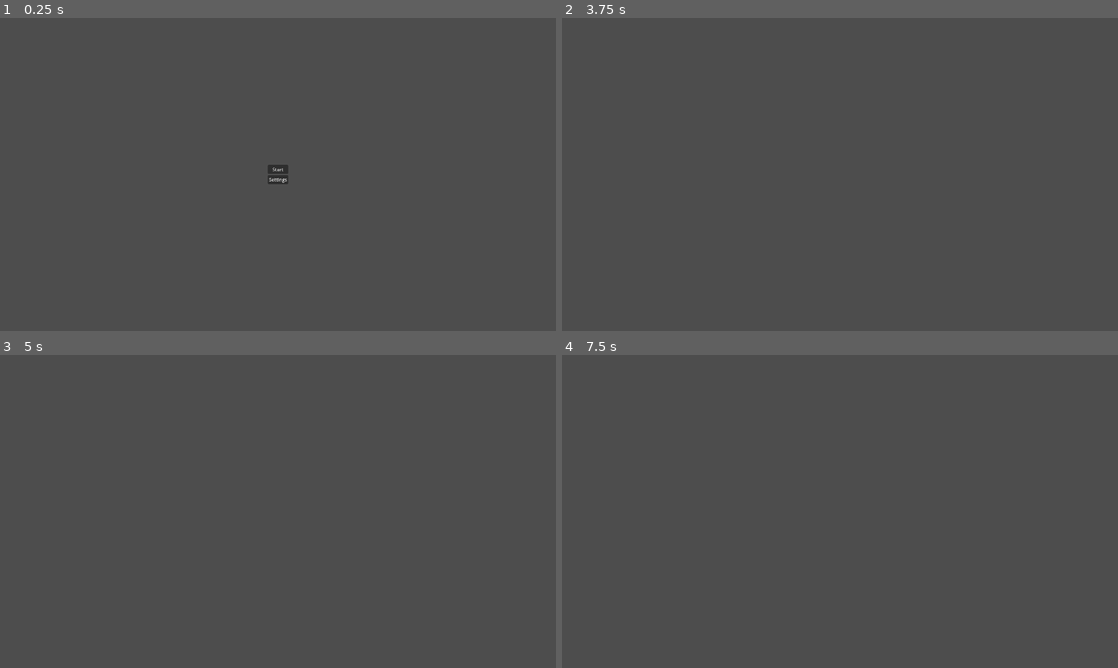
Above: before the commit, frames 1-4 (two rows, left to right).
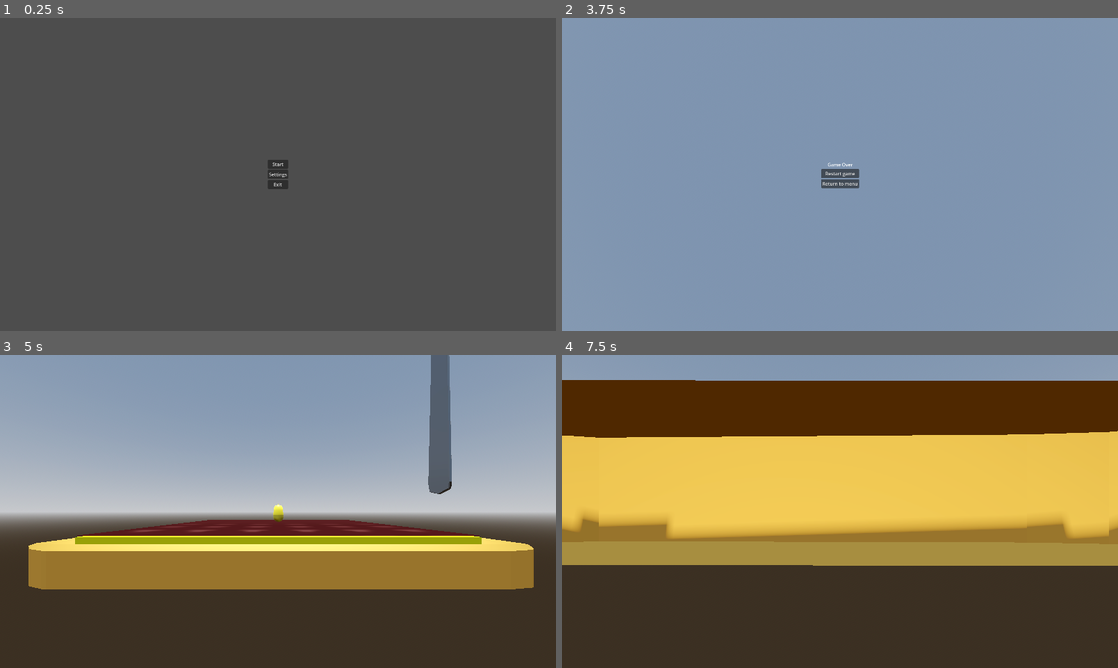
Above: after the commit, the same moments.

Repository: wolfthewizard/mages-breakfast
Game: Godot game, scene res://scenes/environments/menu/menu.tscn
The game is run twice, just before and just after one commit, with the same random seed, the same clock (stepped at 60 frames per second) and the same inputs.
Inputs (mouse positions are in pixels of both pictures, inside the frame that each line leads up to):
- Up to frame 1 (0.25 s): no input
- Up to frame 2 (3.75 s): click "Start" at 0.5 s; move the mouse to (812, 237) at 1.27 s; hold W (up) 1.28-3.53 s; click (812, 237) at 1.42 s; tap Space (jump) at 1.52, 2.27 s; move the mouse to (878, 177) at 2.02 s; move the mouse to (795, 171) at 2.77 s; tap Enter at 3.5 s; move the mouse to (845, 174) at 3.52 s; hold A (left) from 3.53 s (still down)
- Up to frame 3 (5 s): tap Space (jump) at 3.77 s; release A (left) at 4.25 s; click (278, 511) at 4.25 s, where only the run after the commit has a clickable "Restart game"
- Up to frame 4 (7.5 s): move the mouse to (817, 505) at 5.02 s; hold W (up) 5.03-7.28 s; tap Space (jump) at 5.27, 6.02 s; move the mouse to (867, 511) at 5.77 s; move the mouse to (812, 511) at 6.52 s; move the mouse to (851, 505) at 7.27 s; hold D (right) from 7.28 s (still down)

The runs differ from the first frame. In frame 1, 0.2% of the frame differs, in the area x 48-52%, y 45-55%; in frame 2, 100%; in frame 3, 98%; in frame 4, 100%, in the area x 0-100%, y 0-100%.

Commit message:
added basic game over menu

Diff:
--- a/Mage's Breakfast/patterns/event_bus/event_bus.gd
+++ b/Mage's Breakfast/patterns/event_bus/event_bus.gd
@@ -7,3 +7,4 @@
 
 # gameplay
 signal attack_in_preparation(angle: float, prep_time: float)
+signal player_cut
--- a/Mage's Breakfast/scenes/entities/knife/knife.gd
+++ b/Mage's Breakfast/scenes/entities/knife/knife.gd
@@ -34,4 +34,4 @@
 
 func _on_killbox_body_entered(body):
 	if body == player:
-		player.queue_free()
+		EventBus.player_cut.emit()
--- /dev/null
+++ b/Mage's Breakfast/scenes/environments/level/level.gd
@@ -0,0 +1,14 @@
+extends Node3D
+
+
+@onready var game_over = $GameOver
+
+
+func _ready():
+	EventBus.player_cut.connect(_on_player_cut)
+
+
+func _on_player_cut():
+	get_tree().paused = true
+	game_over.visible = true
+	Input.mouse_mode = Input.MOUSE_MODE_VISIBLE
--- a/Mage's Breakfast/scenes/environments/level/level.tscn
+++ b/Mage's Breakfast/scenes/environments/level/level.tscn
@@ -1,9 +1,11 @@
-[gd_scene load_steps=8 format=3 uid="uid://22fg3ja4i2yc"]
+[gd_scene load_steps=10 format=3 uid="uid://22fg3ja4i2yc"]
 
+[ext_resource type="Script" path="res://scenes/environments/level/level.gd" id="1_b04xe"]
 [ext_resource type="PackedScene" uid="uid://1xos702r1o27" path="res://scenes/entities/player/player.tscn" id="1_e26tj"]
 [ext_resource type="PackedScene" uid="uid://dg4yecaox8lhp" path="res://scenes/entities/toast/toast.tscn" id="2_sqals"]
 [ext_resource type="PackedScene" uid="uid://dt1gk0r2prpa3" path="res://scenes/entities/knife/knife.tscn" id="3_6ucxa"]
 [ext_resource type="PackedScene" uid="uid://d1imseaepoh2n" path="res://scenes/entities/mage/mage.tscn" id="4_5tvat"]
+[ext_resource type="PackedScene" uid="uid://ow23n1crj4ft" path="res://scenes/gui/game_over/game_over.tscn" id="6_eut7i"]
 
 [sub_resource type="ProceduralSkyMaterial" id="ProceduralSkyMaterial_u7etj"]
 sky_horizon_color = Color(0.64625, 0.65575, 0.67075, 1)
@@ -19,6 +21,7 @@
 glow_enabled = true
 
 [node name="Level" type="Node3D"]
+script = ExtResource("1_b04xe")
 
 [node name="DirectionalLight3D" type="DirectionalLight3D" parent="."]
 transform = Transform3D(-0.866025, -0.5, -2.18557e-08, 0, -4.37114e-08, 1, -0.5, 0.866025, 3.78552e-08, 0, 0, 0)
@@ -51,4 +54,7 @@
 [node name="Mage" parent="." node_paths=PackedStringArray("knife") instance=ExtResource("4_5tvat")]
 knife = NodePath("../Knife")
 
+[node name="GameOver" parent="." instance=ExtResource("6_eut7i")]
+visible = false
+
 [connection signal="attack_sequence_finished" from="Knife" to="Mage" method="_on_knife_attack_sequence_finished"]
--- /dev/null
+++ b/Mage's Breakfast/scenes/gui/game_over/game_over.gd
@@ -0,0 +1,11 @@
+extends Control
+
+
+func _on_restart_button_pressed():
+	get_tree().paused = false
+	get_tree().change_scene_to_file("res://scenes/environments/level/level.tscn")
+
+
+func _on_return_button_pressed():
+	get_tree().paused = false
+	get_tree().change_scene_to_file("res://scenes/environments/menu/menu.tscn")
--- /dev/null
+++ b/Mage's Breakfast/scenes/gui/game_over/game_over.tscn
@@ -0,0 +1,40 @@
+[gd_scene load_steps=2 format=3 uid="uid://ow23n1crj4ft"]
+
+[ext_resource type="Script" path="res://scenes/gui/game_over/game_over.gd" id="1_el2ig"]
+
+[node name="GameOver" type="Control"]
+process_mode = 3
+layout_mode = 3
+anchors_preset = 15
+anchor_right = 1.0
+anchor_bottom = 1.0
+grow_horizontal = 2
+grow_vertical = 2
+script = ExtResource("1_el2ig")
+
+[node name="CenterContainer" type="CenterContainer" parent="."]
+layout_mode = 1
+anchors_preset = 15
+anchor_right = 1.0
+anchor_bottom = 1.0
+grow_horizontal = 2
+grow_vertical = 2
+
+[node name="VBoxContainer" type="VBoxContainer" parent="CenterContainer"]
+layout_mode = 2
+
+[node name="GameOverLabel" type="Label" parent="CenterContainer/VBoxContainer"]
+layout_mode = 2
+text = "Game Over"
+horizontal_alignment = 1
+
+[node name="RestartButton" type="Button" parent="CenterContainer/VBoxContainer"]
+layout_mode = 2
+text = "Restart game"
+
+[node name="ReturnButton" type="Button" parent="CenterContainer/VBoxContainer"]
+layout_mode = 2
+text = "Return to menu"
+
+[connection signal="pressed" from="CenterContainer/VBoxContainer/RestartButton" to="." method="_on_restart_button_pressed"]
+[connection signal="pressed" from="CenterContainer/VBoxContainer/ReturnButton" to="." method="_on_return_button_pressed"]
--- a/Mage's Breakfast/scenes/gui/start/start.gd
+++ b/Mage's Breakfast/scenes/gui/start/start.gd
@@ -7,3 +7,7 @@
 
 func _on_settings_button_pressed():
 	EventBus.open_settings.emit()
+
+
+func _on_exit_button_pressed():
+	get_tree().quit()
--- a/Mage's Breakfast/scenes/gui/start/start.tscn
+++ b/Mage's Breakfast/scenes/gui/start/start.tscn
@@ -3,6 +3,7 @@
 [ext_resource type="Script" path="res://scenes/gui/start/start.gd" id="1_dpov4"]
 
 [node name="Start" type="Control"]
+process_mode = 3
 layout_mode = 3
 anchors_preset = 15
 anchor_right = 1.0
@@ -30,5 +31,10 @@
 layout_mode = 2
 text = "Settings"
 
+[node name="ExitButton" type="Button" parent="CenterContainer/VBoxContainer"]
+layout_mode = 2
+text = "Exit"
+
 [connection signal="pressed" from="CenterContainer/VBoxContainer/StartButton" to="." method="_on_start_button_pressed"]
 [connection signal="pressed" from="CenterContainer/VBoxContainer/SettingsButton" to="." method="_on_settings_button_pressed"]
+[connection signal="pressed" from="CenterContainer/VBoxContainer/ExitButton" to="." method="_on_exit_button_pressed"]
